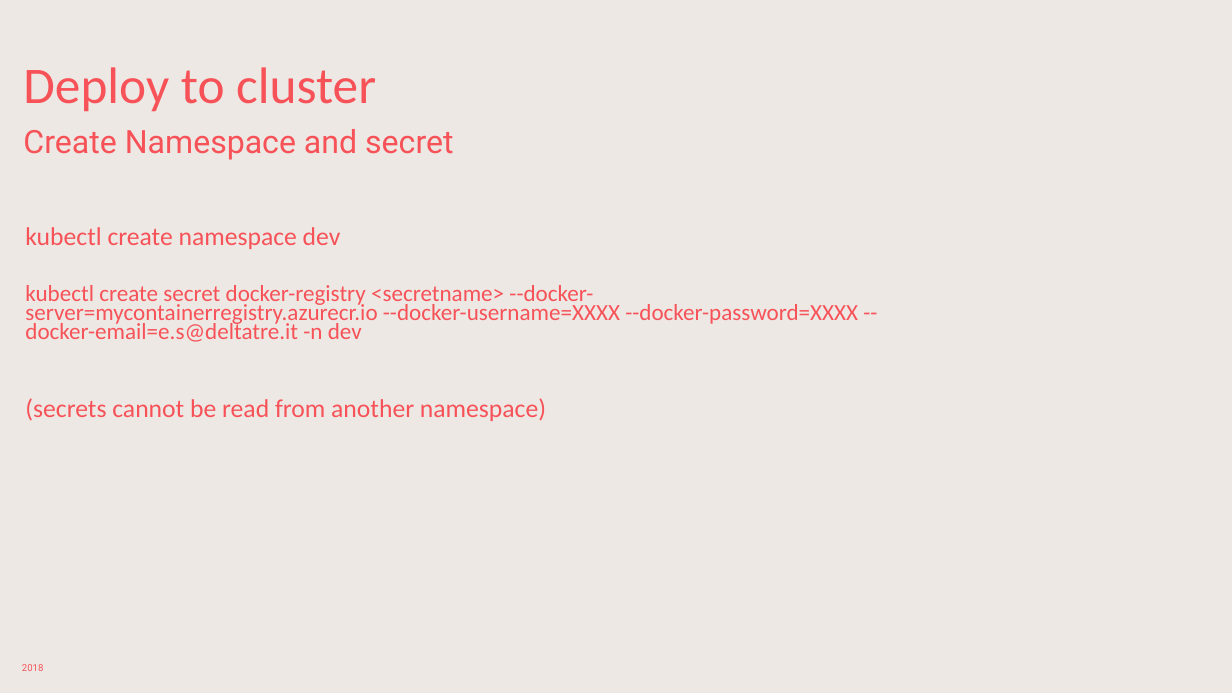
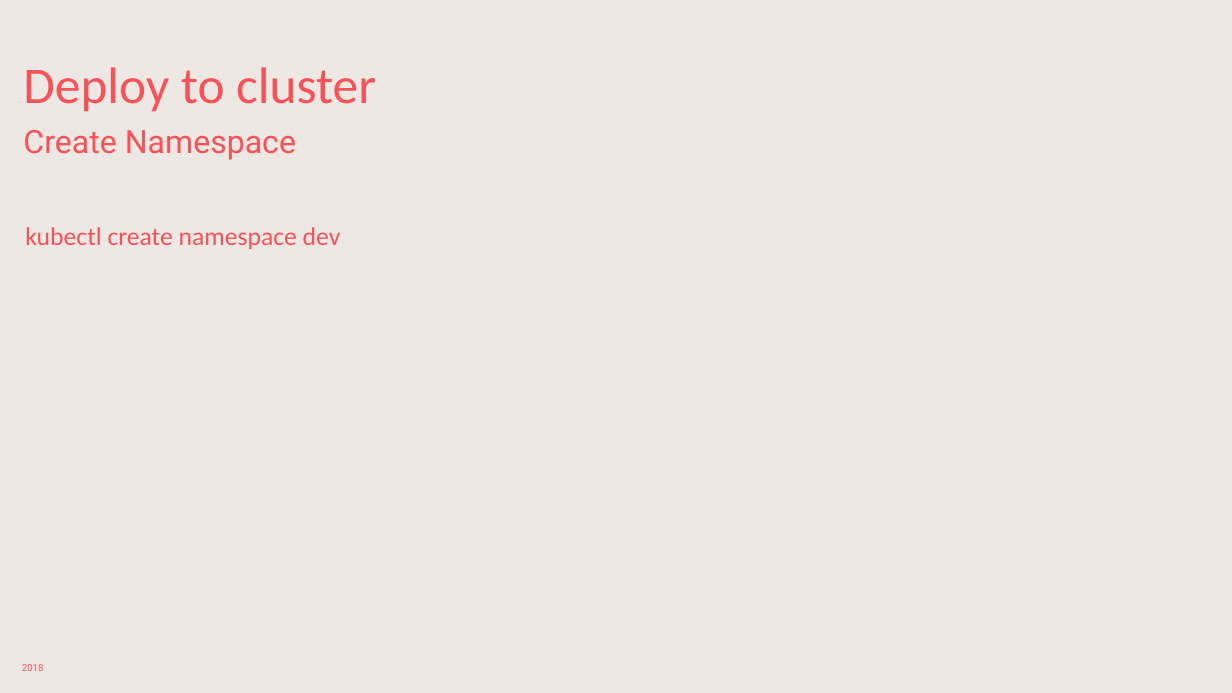
Before and after one commit to sabbadino/deltatre-community-meetups-session-3, a slide deck: slide 14 of K8s-basic.pptx (slide 13 before the commit). Drawn at 1232x693 pixels with LibreOffice and Linux fonts; fonts in the diff are those of the drawing; background and template pictures are left out. Boxes give left, top, right and bottom in pixels: in the first picture for what was removed or moved away, otherwise in the second. Text is boxed around its words. In the diff, an @@ line names an element or a change of style, - is before the commit and + after.

```diff
--- a/K8s-basic.pptx
+++ b/K8s-basic.pptx
@@ text at box(23, 130, 296, 160): text changed @@
-Create Namespace and secret
+Create Namespace
@@ text removed at box(25, 285, 858, 342) @@
-kubectl create secret docker-registry <secretname> --docker-server=mycontainerregistry.azurecr.io --docker-username=XXXX --docker-password=XXXX --docker-email=e.s@deltatre.it -n dev
@@ text removed at box(25, 398, 546, 421) @@
-(secrets cannot be read from another namespace)
```
Also in this commit, not shown: 9 other slides changed, 34 other files.
